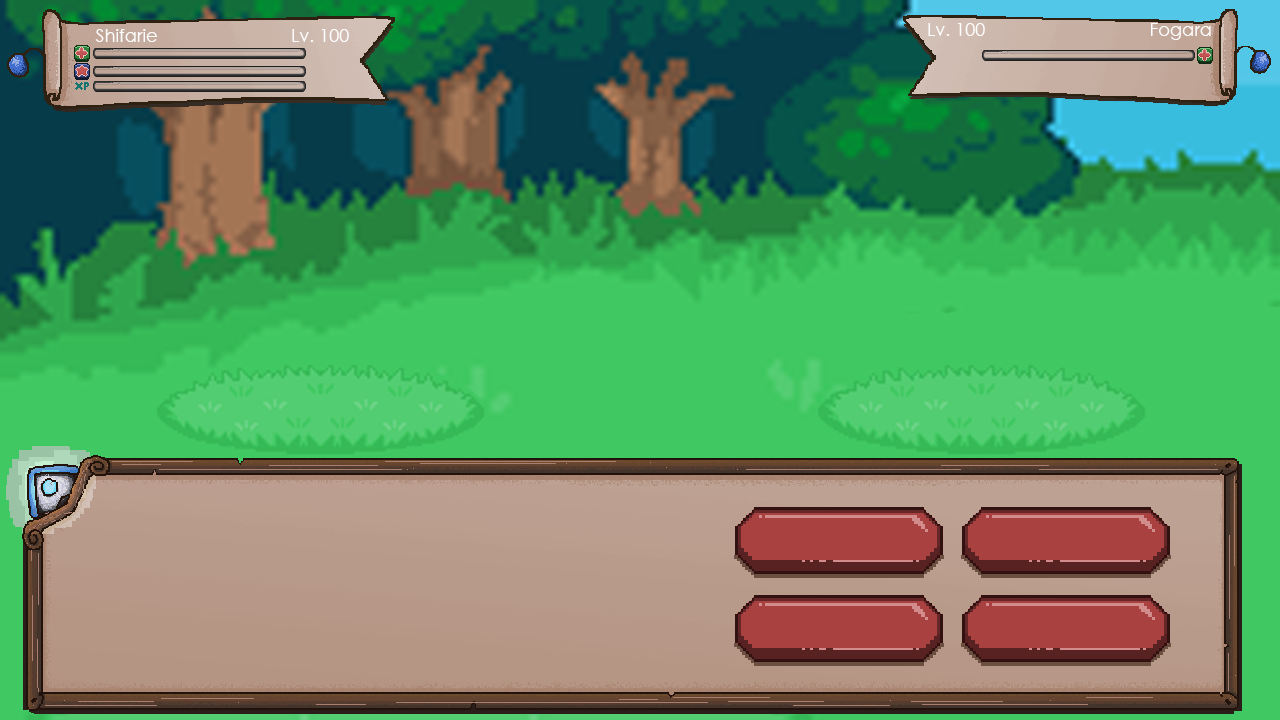
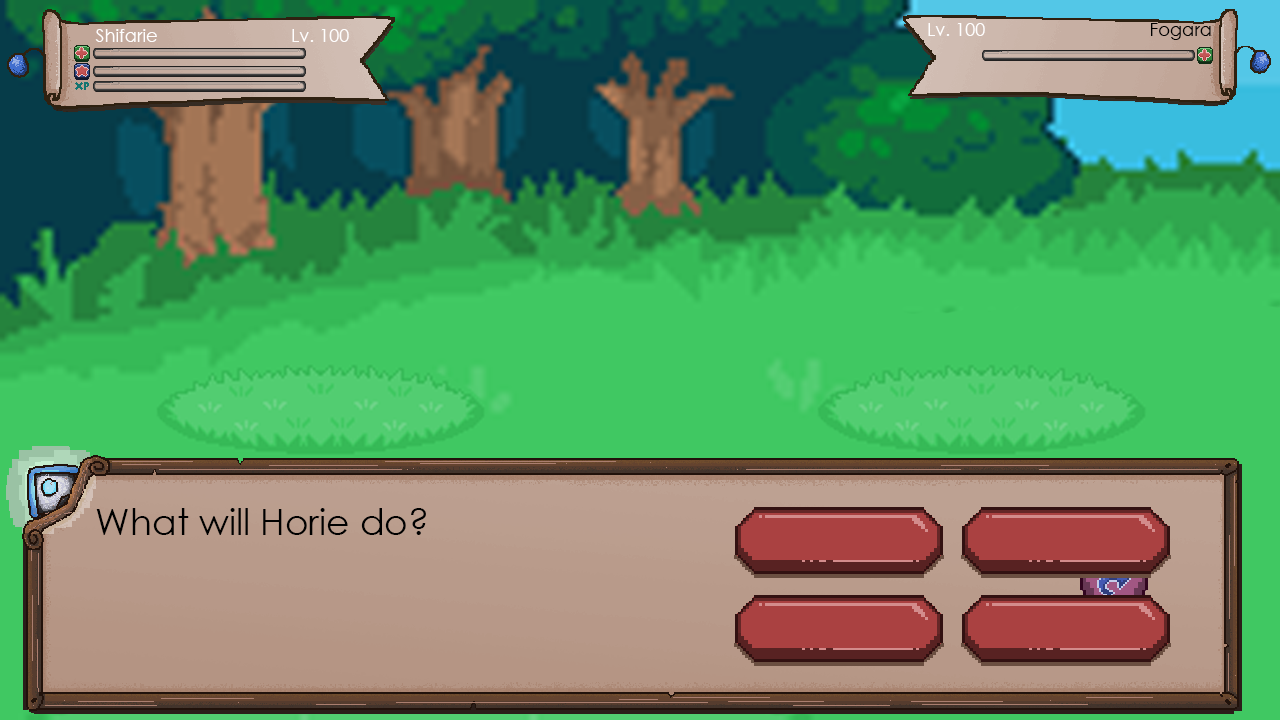
Layer changes from the first 1280px x 720px image to the second:
painted on "Fogara" over [1151, 23, 1211, 40]
added layer "What will Horie do?" in group "ACTION-BTNS" over [96, 508, 426, 535]
showed group "BATTLE" (1 layers) over [1080, 578, 1148, 595]
